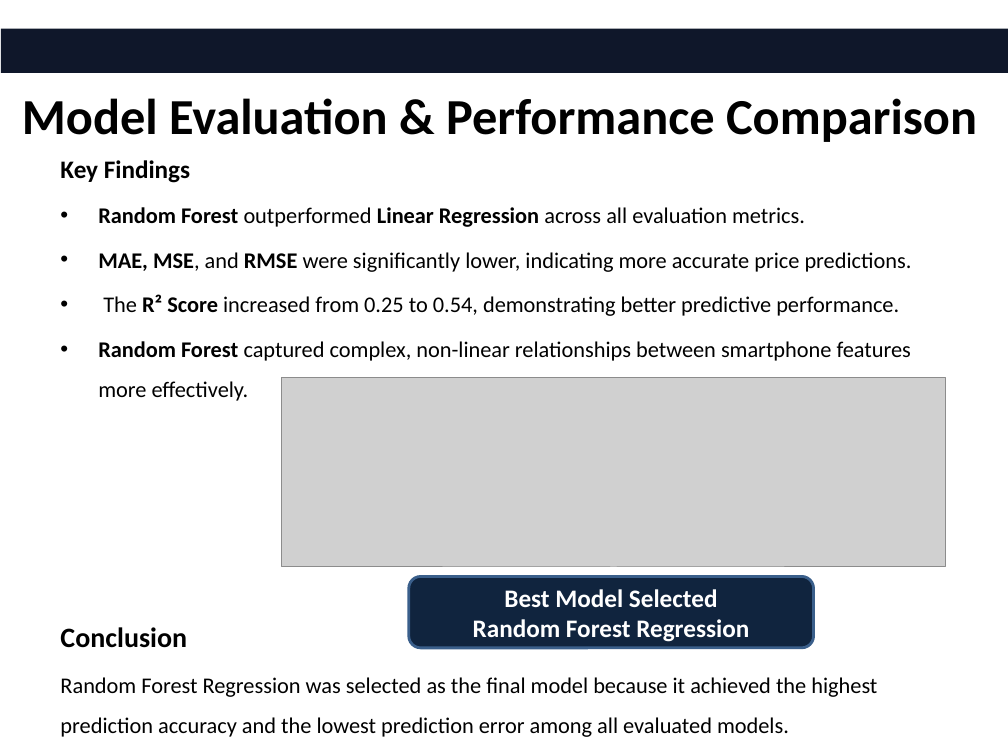
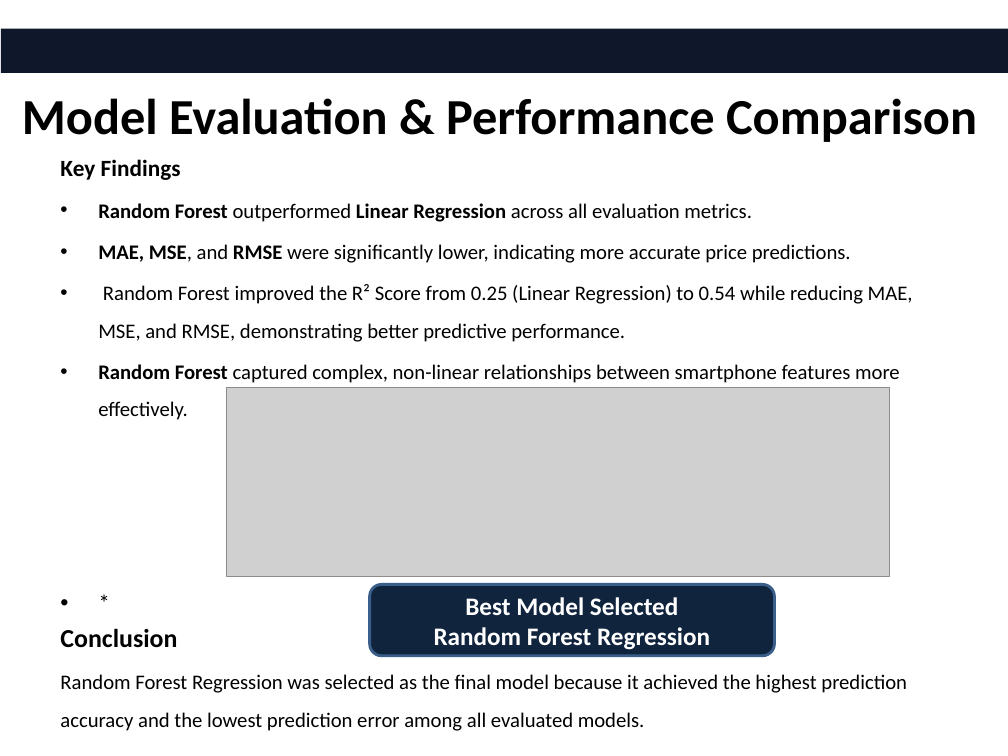
Before and after one commit to bhawnachouhan01/Project-4, a slide deck: slide 11 of Presentation/Project 4 Mobile Phones Prediction .pptx. Drawn at 1008x756 pixels with LibreOffice and Linux fonts; fonts in the diff are those of the drawing; grey boxes stand for pictures. Boxes give left, top, right and bottom in pixels: in the first picture for what was removed or moved away, otherwise in the second. Text is boxed around its words. In the diff, an @@ line names an element or a change of style, - is before the commit and + after.

Commit message:
Add files via upload
comparison was not explicit enough, which may have caused confusion. I have now updated the presentation to clearly label each model's evaluation and present the comparison more consistently.

```diff
--- a/Presentation/Project 4 Mobile Phones Prediction .pptx
+++ b/Presentation/Project 4 Mobile Phones Prediction .pptx
@@ text at bbox=[60, 159, 913, 731]: paragraph added @@
+• *
@@ text at bbox=[60, 159, 907, 731]: size 18 to 16.6 pt in "Key Findings"; size 16 to 14.8 pt in "Random Forest outperformed Linear Regression across all ...", "MAE, MSE, and RMSE were significantly lower, ...", "Random Forest captured complex, non-linear relationships bet ...", "Random Forest Regression was selected as the ..."; size 20 to 18.5 pt in "Conclusion" @@
@@ text at bbox=[98, 284, 913, 342]: text changed; size 16 to 14.8 pt @@
-• The R² Score increased from 0.25 to 0.54, demonstrating better predictive performance.
+• Random Forest improved the R² Score from 0.25 (Linear Regression) to 0.54 while reducing MAE, MSE, and RMSE, demonstrating better predictive performance.
@@ picture: place and size @@
-picture at bbox=[282, 378, 946, 568]
+picture at bbox=[226, 387, 889, 577]
@@ rounded rectangle "Best Model Selected Random Forest ...": place and size @@
-rounded rectangle "Best Model Selected Random Forest ..." at bbox=[409, 577, 814, 648]
+rounded rectangle "Best Model Selected Random Forest ..." at bbox=[370, 585, 775, 656]
```
